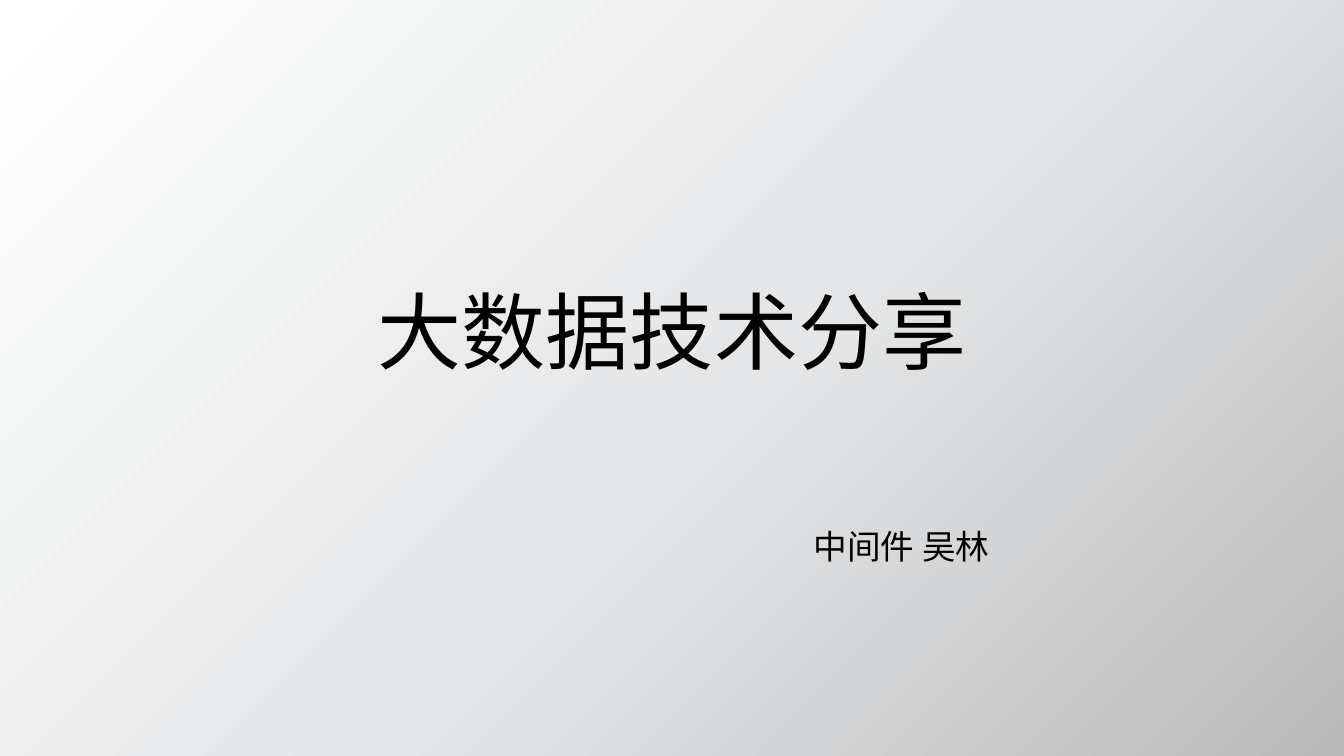
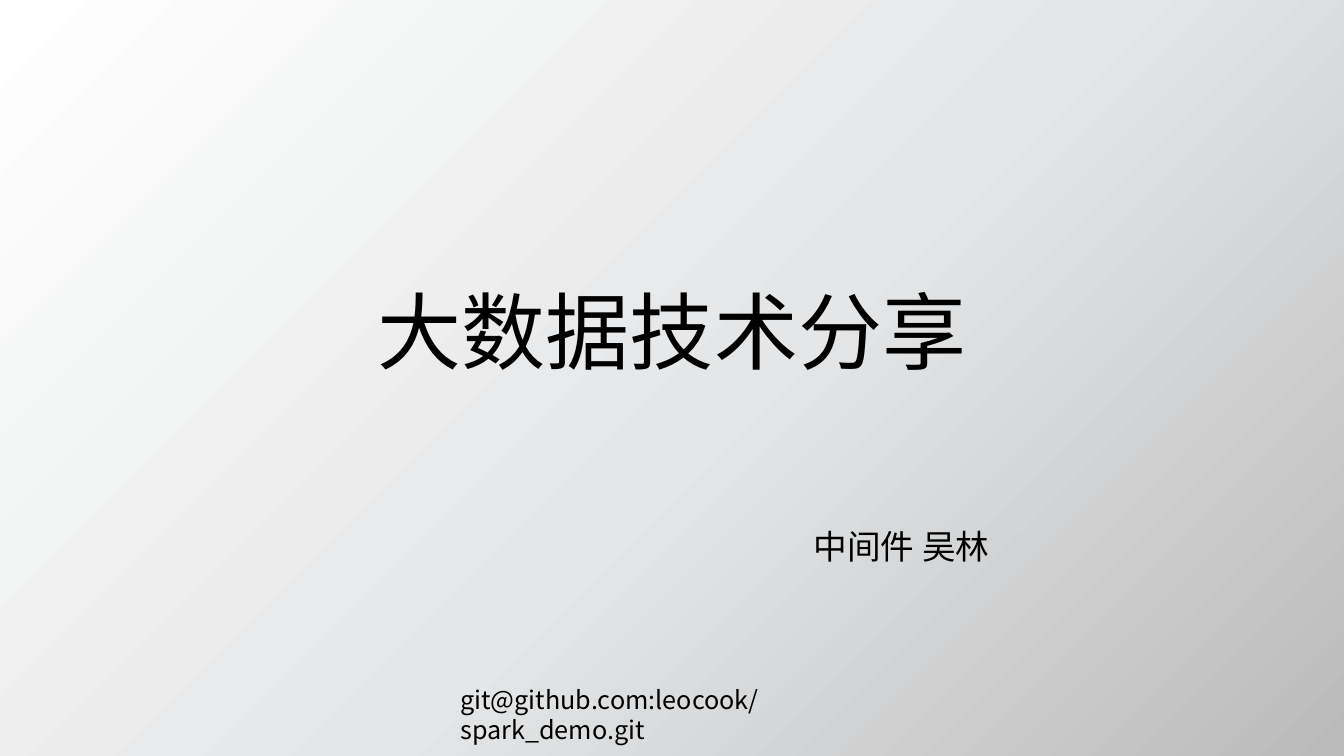
Before and after one commit to leocook/spark_demo, a slide deck: slide 1 of doc/中间件 大数据分享.pptx. Drawn at 1344x756 pixels with LibreOffice and Linux fonts; fonts in the diff are those of the drawing. Boxes give left, top, right and bottom in pixels: in the first picture for what was removed or moved away, otherwise in the second. Text is boxed around its words. In the diff, an @@ line names an element or a change of style, - is before the commit and + after.

Commit message:
add git address

```diff
--- a/doc/中间件 大数据分享.pptx
+++ b/doc/中间件 大数据分享.pptx
@@ text added at [460, 689, 758, 745], 18 pt, text #000000 @@
+git@github.com:leocook/spark_demo.git
```
